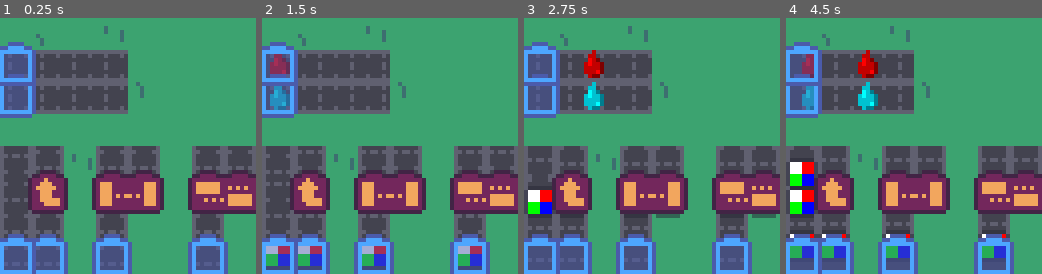
Above: before the commit, frames 1-4 (left to right).
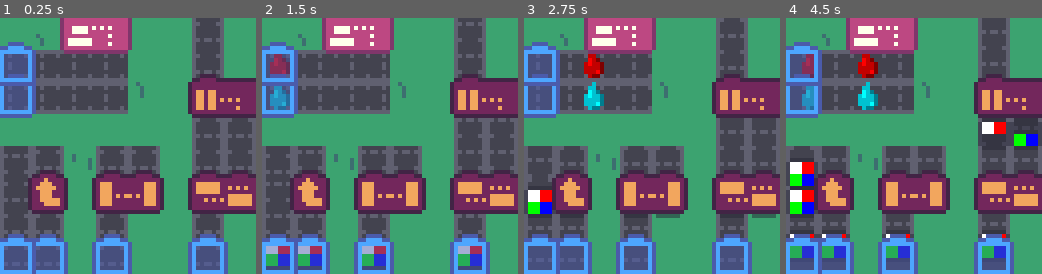
Above: after the commit, the same moments.

Repository: gheja/boxez
Game: Godot game, scene res://scenes/main_screen.tscn
The game is run twice, just before and just after one commit, with the same random seed, the same clock (stepped at 60 frames per second) and the same inputs.
Inputs:
- Up to frame 1 (0.25 s): no input
- Up to frame 2 (1.5 s): no input
- Up to frame 3 (2.75 s): no input
- Up to frame 4 (4.5 s): no input

The runs differ from the first frame. In frame 1, 14% of the frame differs, in the area x 23-100%, y 0-50%; in frame 2, 14%; in frame 3, 14%; in frame 4, 14%.

Commit message:
Added Merge building, it is working with two ObjObjects, though it still needs work

Diff:
--- a/src/scenes/building_common.gd
+++ b/src/scenes/building_common.gd
@@ -2,19 +2,53 @@
 
 @export var operation = "invalid"
 
-func area_entered(object_area: Area2D, secondary_offset: Vector2):
+var last_object_left: CharacterBody2D = null
+var last_object_right: CharacterBody2D = null
+
+func get_obj_object(object_area: Area2D):
 	var parent = object_area.get_parent() as Node2D
 
 	if not parent:
+		return null
+
+	if not "do_building_operation" in parent:
+		return null
+
+	return parent
+
+func area_entered(obj_object: CharacterBody2D, secondary_offset: Vector2):
+	obj_object.do_building_operation(self.operation, secondary_offset)
+
+func handle_dual_input():
+	if operation == "merge" or operation == "stack":
+		if not last_object_left or not last_object_right:
+			return
+
+		last_object_left.do_building_dual_operation(self.operation, last_object_right)
+
+		last_object_left = null
+		last_object_right = null
+
+func _on_left_area_area_entered(area: Area2D):
+	var tmp = get_obj_object(area)
+
+	if not tmp:
+		print("what entered?")
+		assert(false)
 		return
 
-	if not "do_building_operation" in parent:
+	last_object_left = tmp
+	area_entered(tmp, $RightArea/CollisionShape2D_2.global_position - $LeftArea/CollisionShape2D_1.global_position)
+	handle_dual_input()
+
+func _on_right_area_area_entered(area: Area2D):
+	var tmp = get_obj_object(area)
+
+	if not tmp:
+		print("what entered?")
+		assert(false)
 		return
 
-	parent.do_building_operation(self.operation, secondary_offset)
-
-func _on_left_area_area_entered(area: Area2D):
-	area_entered(area, $RightArea/CollisionShape2D_2.global_position - $LeftArea/CollisionShape2D_1.global_position)
-
-func _on_right_area_area_entered(area: Area2D):
-	area_entered(area, $LeftArea/CollisionShape2D_1.global_position - $RightArea/CollisionShape2D_2.global_position)
+	last_object_right = tmp
+	area_entered(tmp, $LeftArea/CollisionShape2D_1.global_position - $RightArea/CollisionShape2D_2.global_position)
+	handle_dual_input()
--- /dev/null
+++ b/src/scenes/building_merge.tscn
@@ -0,0 +1,38 @@
+[gd_scene load_steps=4 format=3 uid="uid://8su3alsqd132"]
+
+[ext_resource type="Script" path="res://scenes/building_common.gd" id="1_fdoc3"]
+[ext_resource type="Texture2D" uid="uid://t2eo71jbjc7u" path="res://assets/buildings.png" id="2_jewiq"]
+
+[sub_resource type="RectangleShape2D" id="RectangleShape2D_s287r"]
+size = Vector2(4, 4)
+
+[node name="BuildingMerge" type="Node2D"]
+script = ExtResource("1_fdoc3")
+operation = "merge"
+
+[node name="Visuals" type="Node2D" parent="."]
+
+[node name="Sprite2D" type="Sprite2D" parent="Visuals"]
+position = Vector2(6, 0)
+texture = ExtResource("2_jewiq")
+hframes = 15
+vframes = 12
+frame = 75
+
+[node name="LeftArea" type="Area2D" parent="."]
+collision_layer = 0
+collision_mask = 2
+
+[node name="CollisionShape2D_1" type="CollisionShape2D" parent="LeftArea"]
+shape = SubResource("RectangleShape2D_s287r")
+
+[node name="RightArea" type="Area2D" parent="."]
+collision_layer = 0
+collision_mask = 2
+
+[node name="CollisionShape2D_2" type="CollisionShape2D" parent="RightArea"]
+position = Vector2(8, 0)
+shape = SubResource("RectangleShape2D_s287r")
+
+[connection signal="area_entered" from="LeftArea" to="." method="_on_left_area_area_entered"]
+[connection signal="area_entered" from="RightArea" to="." method="_on_right_area_area_entered"]
--- /dev/null
+++ b/src/scenes/building_stack.tscn
@@ -0,0 +1,38 @@
+[gd_scene load_steps=4 format=3 uid="uid://bhdh8fdgcibc7"]
+
+[ext_resource type="Script" path="res://scenes/building_common.gd" id="1_2yl83"]
+[ext_resource type="Texture2D" uid="uid://t2eo71jbjc7u" path="res://assets/buildings.png" id="2_87yqr"]
+
+[sub_resource type="RectangleShape2D" id="RectangleShape2D_s287r"]
+size = Vector2(4, 4)
+
+[node name="BuildingStack" type="Node2D"]
+script = ExtResource("1_2yl83")
+operation = "stack"
+
+[node name="Visuals" type="Node2D" parent="."]
+
+[node name="Sprite2D" type="Sprite2D" parent="Visuals"]
+position = Vector2(6, 0)
+texture = ExtResource("2_87yqr")
+hframes = 15
+vframes = 12
+frame = 90
+
+[node name="LeftArea" type="Area2D" parent="."]
+collision_layer = 0
+collision_mask = 2
+
+[node name="CollisionShape2D_1" type="CollisionShape2D" parent="LeftArea"]
+shape = SubResource("RectangleShape2D_s287r")
+
+[node name="RightArea" type="Area2D" parent="."]
+collision_layer = 0
+collision_mask = 2
+
+[node name="CollisionShape2D_2" type="CollisionShape2D" parent="RightArea"]
+position = Vector2(8, 0)
+shape = SubResource("RectangleShape2D_s287r")
+
+[connection signal="area_entered" from="LeftArea" to="." method="_on_left_area_area_entered"]
+[connection signal="area_entered" from="RightArea" to="." method="_on_right_area_area_entered"]
--- a/src/scenes/level_1.tscn
+++ b/src/scenes/level_1.tscn
@@ -1,10 +1,12 @@
-[gd_scene load_steps=6 format=3 uid="uid://xocuphihsu7u"]
+[gd_scene load_steps=8 format=3 uid="uid://xocuphihsu7u"]
 
 [ext_resource type="TileSet" uid="uid://bh5gmp57hcuuq" path="res://tilesets/tileset_1.tres" id="1_qc85v"]
 [ext_resource type="PackedScene" uid="uid://c575qb6htwcn2" path="res://scenes/building_rotate.tscn" id="3_hwfe1"]
 [ext_resource type="PackedScene" uid="uid://cyb5mci11qds1" path="res://scenes/building_split_horizontal.tscn" id="4_rly77"]
 [ext_resource type="PackedScene" uid="uid://co65uhjbh413l" path="res://scenes/building_miner.tscn" id="5_bbxx6"]
 [ext_resource type="PackedScene" uid="uid://b0vixmukwv5gc" path="res://scenes/building_split_vertical.tscn" id="5_sefvm"]
+[ext_resource type="PackedScene" uid="uid://bhdh8fdgcibc7" path="res://scenes/building_stack.tscn" id="6_xkaxp"]
+[ext_resource type="PackedScene" uid="uid://8su3alsqd132" path="res://scenes/building_merge.tscn" id="7_hm2ki"]
 
 [node name="Level1" type="Node2D" groups=["levels"]]
 
@@ -14,7 +16,7 @@
 layer_0/name = "Ground"
 layer_0/tile_data = PackedInt32Array(0, 1, 0, 1, 131073, 0, 2, 1, 0, 3, 327681, 0, 4, 1, 0, 5, 1, 0, 6, 1, 0, 7, 1, 0,  …(9321 unchanged characters)…
 layer_1/name = "Belts"
-layer_1/tile_data = PackedInt32Array(458753, 1, 1610612737,  …(103 unchanged characters)… 1610612737, 327683, 1, 1610612737, 262151, 1, 1610612737, 262150, 1, 1610612737, 327686, 1, 1610612737, 393222, 1, 1610612737, 458758, 1, 1610612737, 327680, 1, 1610612737, 393216, 1, 1610612737, 458752, 1, 1610612737, 262144, 1, 1342177281, 262147, 1, 1610612737, 327684, 1, 1610612737, 262148, 1, 1610612737, 327687, 1, 1610612737, 65536, 1, 1, 131072, 1, 1, 65537, 1, 1, 131073, 1, 1, 65538, 1, 1, 65539, 1, 1, 131074, 1, 1, 131075, 1, 1)
+layer_1/tile_data = PackedInt32Array(458753, 1, 1610612737,  …(103 unchanged characters)… 1610612737, 327683, 1, 1610612737, 262150, 1, 1610612737, 327686, 1, 1610612737, 393222, 1, 1610612737, 458758, 1, 1610612737, 327680, 1, 1610612737, 393216, 1, 1610612737, 458752, 1, 1610612737, 262144, 1, 1342177281, 262147, 1, 1610612737, 327684, 1, 1610612737, 262148, 1, 1610612737, 327687, 1, 1610612737, 65536, 1, 1, 131072, 1, 1, 65537, 1, 1, 131073, 1, 1, 65538, 1, 1, 65539, 1, 1, 131074, 1, 1, 131075, 1, 1, 131078, 1, 1610612737, 65542, 1, 1610612737, 6, 1, 1610612737, 262151, 1, 1610612737, 196614, 1, 1610612737, 196615, 1, 1610612737, 131079, 1, 1610612737)
 
 [node name="ObjectsContainer" type="Node2D" parent="." groups=["objects_containers"]]
 
@@ -49,3 +51,9 @@
 [node name="BuildingMiner5" parent="BuildingsContainer" instance=ExtResource("5_bbxx6")]
 position = Vector2(4, 12)
 resource_type = "paint"
+
+[node name="BuildingStack" parent="BuildingsContainer" instance=ExtResource("6_xkaxp")]
+position = Vector2(20, 4)
+
+[node name="BuildingMerge" parent="BuildingsContainer" instance=ExtResource("7_hm2ki")]
+position = Vector2(52, 20)
--- a/src/scenes/obj_common.gd
+++ b/src/scenes/obj_common.gd
@@ -4,9 +4,13 @@
 
 var belt_velocity = Vector2.ZERO
 var skip_next_collision = false
+var held_at_building = false
 
 func _process(_delta):
 	if not Lib.belt_step_sync():
+		return
+
+	if held_at_building:
 		return
 
 	var a = Lib.get_first_group_member("main_tilemaps") as TileMap
@@ -56,7 +60,10 @@
 		self.position += v
 		belt_velocity -= v
 
-func copy_sprite_parameters(a: Sprite2D, b: Sprite2D):
+func copy_sprite_parameters(a: Sprite2D, b: Sprite2D, copy_only_visible: bool = false):
+	if copy_only_visible and not a.visible:
+		return
+
 	# b.texture = a.texture
 	b.modulate = a.modulate
 	b.visible = a.visible
@@ -65,20 +72,20 @@
 	a.modulate = Color(1, 1, 1)
 	a.visible = false
 
-func copy_all_sprite_parameters(a: Node2D, b: Node2D):
-	copy_sprite_parameters(a.get_node("Visuals/Parts/TopLeftSprite") as Sprite2D, b.get_node("Visuals/Parts/TopLeftSprite") as Sprite2D)
-	copy_sprite_parameters(a.get_node("Visuals/Parts/BottomLeftSprite") as Sprite2D, b.get_node("Visuals/Parts/BottomLeftSprite") as Sprite2D)
-	copy_sprite_parameters(a.get_node("Visuals/Parts/BottomRightSprite") as Sprite2D, b.get_node("Visuals/Parts/BottomRightSprite") as Sprite2D)
-	copy_sprite_parameters(a.get_node("Visuals/Parts/TopRightSprite") as Sprite2D, b.get_node("Visuals/Parts/TopRightSprite") as Sprite2D)
+func copy_all_sprite_parameters(a: Node2D, b: Node2D, copy_only_visible: bool = false):
+	copy_sprite_parameters(a.get_node("Visuals/Parts/TopLeftSprite") as Sprite2D,     b.get_node("Visuals/Parts/TopLeftSprite") as Sprite2D,     copy_only_visible)
+	copy_sprite_parameters(a.get_node("Visuals/Parts/BottomLeftSprite") as Sprite2D,  b.get_node("Visuals/Parts/BottomLeftSprite") as Sprite2D,  copy_only_visible)
+	copy_sprite_parameters(a.get_node("Visuals/Parts/BottomRightSprite") as Sprite2D, b.get_node("Visuals/Parts/BottomRightSprite") as Sprite2D, copy_only_visible)
+	copy_sprite_parameters(a.get_node("Visuals/Parts/TopRightSprite") as Sprite2D,    b.get_node("Visuals/Parts/TopRightSprite") as Sprite2D,    copy_only_visible)
 
 func do_building_operation(building_name: String, secondary_offset: Vector2):
-	print(building_name, ', ', secondary_offset)
+	# print(building_name, ', ', secondary_offset)
 
 	if resource_type == "paint":
 		return
 
 	if skip_next_collision:
-		print('  skip collision!')
+		# print('  skip collision!')
 		skip_next_collision = false
 		return
 
@@ -115,6 +122,25 @@
 		clear_sprite_parameters($Visuals/Parts/BottomLeftSprite)
 		clear_sprite_parameters(other.get_node("Visuals/Parts/TopRightSprite") as Sprite2D)
 		clear_sprite_parameters(other.get_node("Visuals/Parts/TopLeftSprite") as Sprite2D)
+	elif building_name == "stack":
+		self.held_at_building = true
+
+func do_building_dual_operation(operation: String, other: CharacterBody2D):
+	print(operation, ',', other)
+
+	if operation == "merge":
+		if self.resource_type == "object" and other.resource_type == "object":
+			# TODO: this will get all visible parts from the right object and copy to
+			# the left object without checking if there is collision
+
+			# NOTE: the merger updates the left object and keeps that, then destroys
+			# the right object. the copy_...() functions have source and destination
+			# order in the function call (which is the opposite)
+
+			copy_all_sprite_parameters(other, self, true)
+
+	other.queue_free()
+	self.held_at_building = false
 
 func set_paint_color(color: Color):
 	$Visuals/Parts/PaintSprite.modulate = color
Binary file changed: src/assets/buildings.png
Not shown, changed: asset_sources/buildings.xcf
